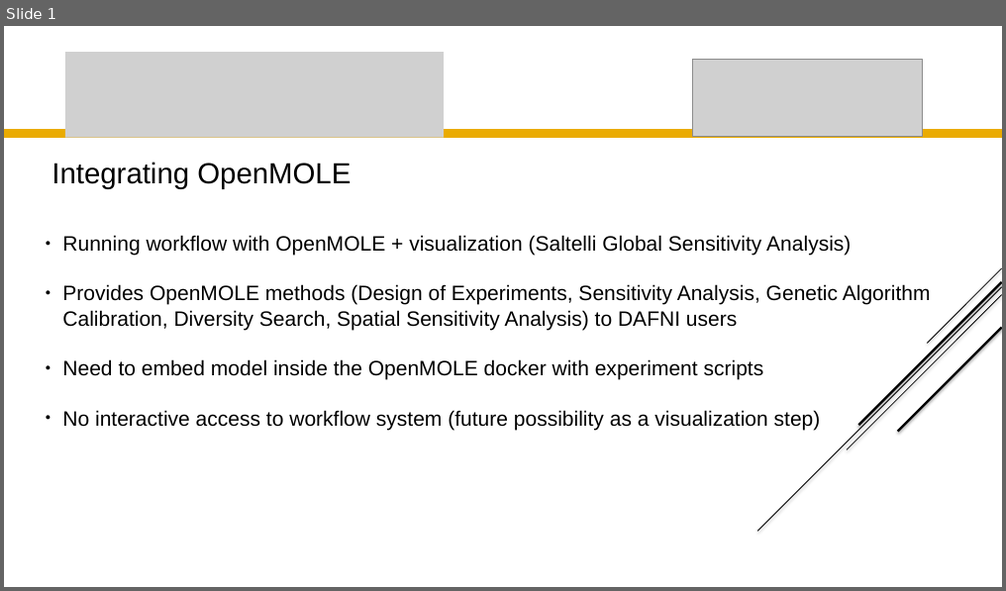
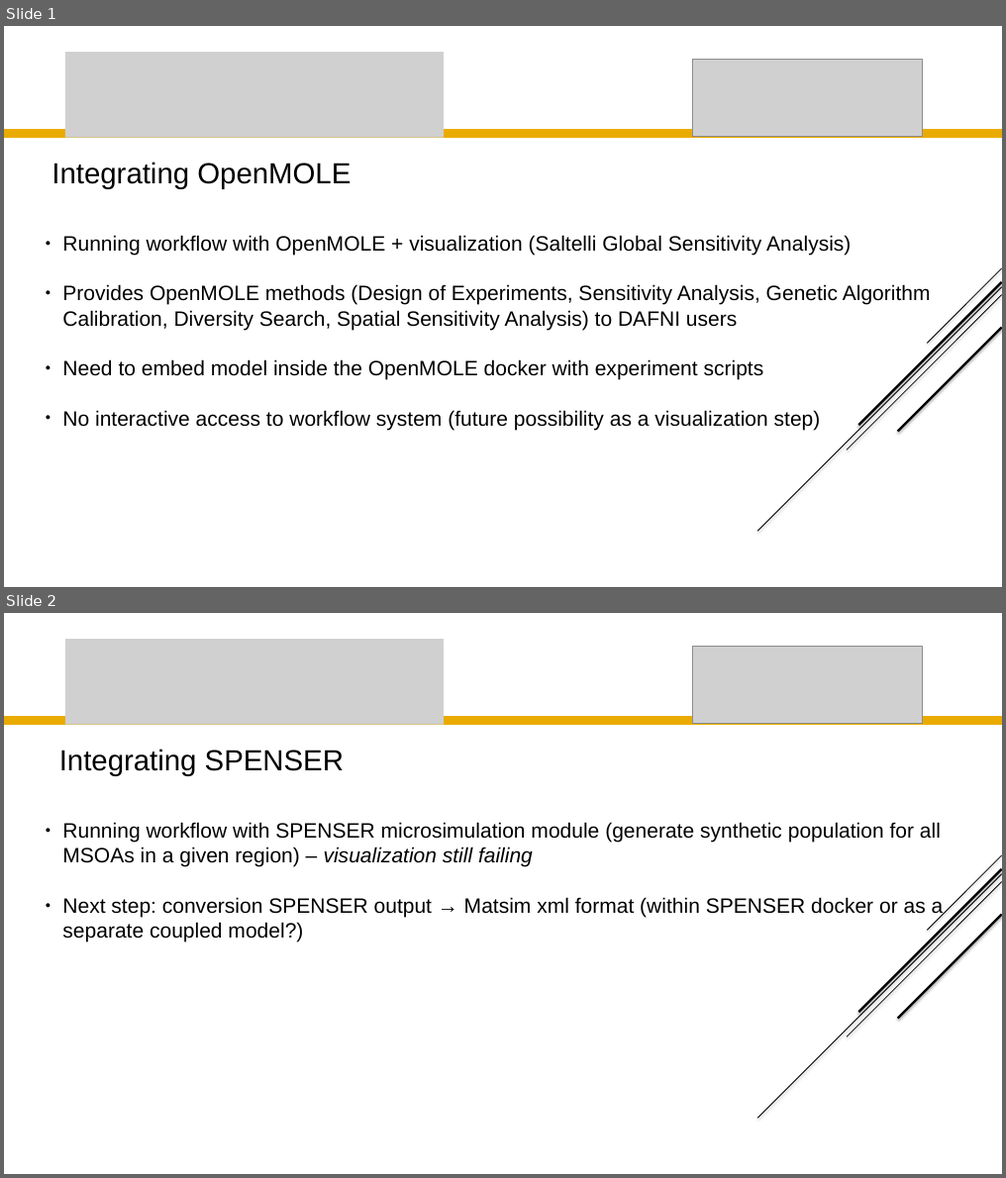
Before and after one commit to JusteRaimbault/UrbanDynamics, a slide deck: Docs/Seminars/20201001_DAFNI/DAFNI_ChampionFollowup_Raimbault.pptx. Shown one above the other, each under a label of ours: slide 1 before the commit, slides 1 and 2 after it. The pictures are 1006x591 and 1006x1178 pixels, drawn with LibreOffice and Linux fonts; fonts in the diff are those of the drawing; grey boxes stand for pictures; background and template pictures are left out. Boxes give left, top, right and bottom in pixels: in the first picture for what was removed or moved away, otherwise in the second. Text is boxed around its words. In the diff, an @@ line names an element or a change of style, - is before the commit and + after.

```diff
--- a/Docs/Seminars/20201001_DAFNI/DAFNI_ChampionFollowup_Raimbault.pptx
+++ b/Docs/Seminars/20201001_DAFNI/DAFNI_ChampionFollowup_Raimbault.pptx
@@ slide 2 added at [4, 613, 1002, 1174], background #FFFFFF; not listed: 5 template elements that a slide beside it also shows @@
@@ picture added at [65, 639, 444, 725] @@
@@ picture added at [692, 646, 922, 723] @@
@@ freeform shape added at [4, 716, 1002, 725], fill #EAAB00 @@
@@ text added at [59, 749, 344, 776], 28 pt, text #000000 @@
+Integrating SPENSER
@@ text added at [62, 822, 944, 917], 20 pt, text #000000 @@
+● Running workflow with SPENSER microsimulation module (generate synthetic population for all MSOAs in a given region) – visualization still failing
+● Next step: conversion SPENSER output → Matsim xml format (within SPENSER docker or as a separate coupled model?)
```
Also in this commit, not shown: 2 other slides added, 9 other files.
